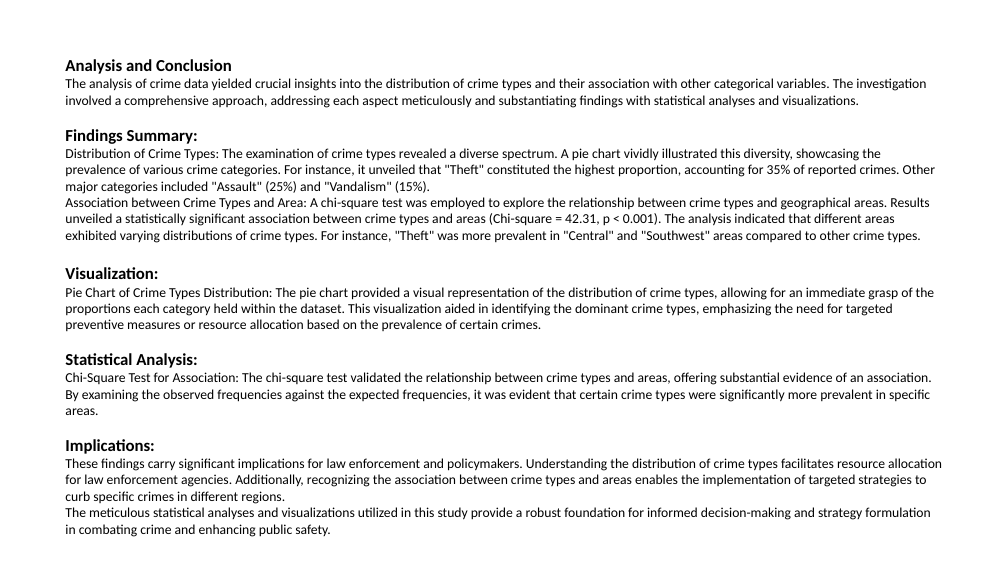
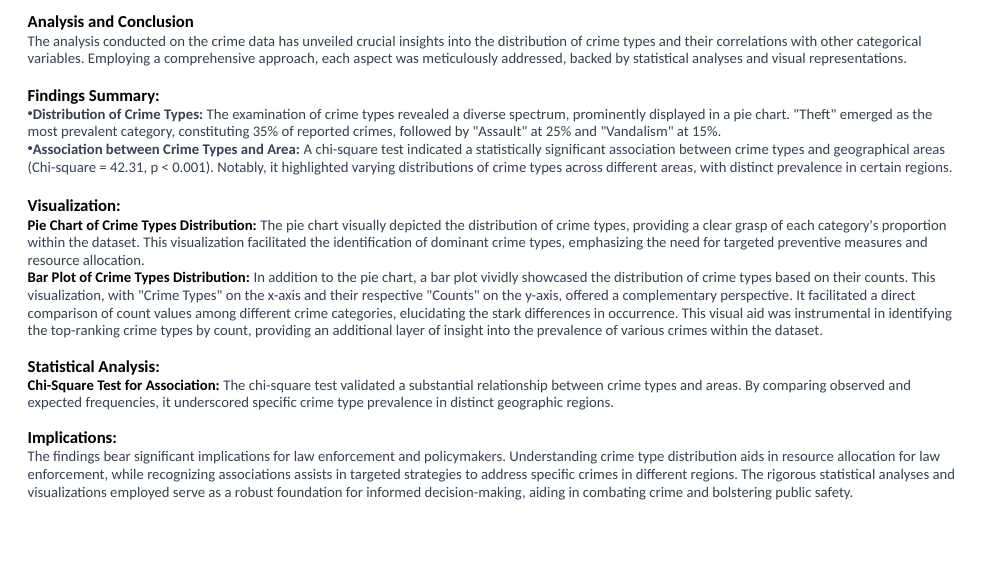
Before and after one commit to qazifabiahoq/Project_Crime_in_La_2020-Dec2023, a slide deck: slide 13 of presentation_1.pptx. Drawn at 1008x567 pixels with LibreOffice and Linux fonts; fonts in the diff are those of the drawing. Boxes give left, top, right and bottom in pixels: in the first picture for what was removed or moved away, otherwise in the second. Text is boxed around its words. In the diff, an @@ line names an element or a change of style, - is before the commit and + after.

```diff
--- a/presentation_1.pptx
+++ b/presentation_1.pptx
@@ text "Analysis and Conclusion": place and size @@
-text "Analysis and Conclusion" at <box>65,59,942,537</box>
+text "Analysis and Conclusion" at <box>28,15,956,500</box>
@@ text at <box>28,35,922,66</box>: text changed; size 13 to 14 pt; text colour #000000 to #374151 @@
-The analysis of crime data yielded crucial insights into the distribution of crime types and their association with other categorical variables. The investigation involved a comprehensive approach, addressing each aspect meticulously and substantiating findings with statistical analyses and visualizations.
+The analysis conducted on the crime data has unveiled crucial insights into the distribution of crime types and their correlations with other categorical variables. Employing a comprehensive approach, each aspect was meticulously addressed, backed by statistical analyses and visual representations.
@@ text at <box>28,108,953,175</box>: text changed; size 13 to 14 pt; text colour #000000 to #374151 @@
-Distribution of Crime Types: The examination of crime types revealed a diverse spectrum. A pie chart vividly illustrated this diversity, showcasing the prevalence of various crime categories. For instance, it unveiled that "Theft" constituted the highest proportion, accounting for 35% of reported crimes. Other major categories included "Assault" (25%) and "Vandalism" (15%).
-Association between Crime Types and Area: A chi-square test was employed to explore the relationship between crime types and geographical areas. Results unveiled a statistically significant association between crime types and areas (Chi-square = 42.31, p < 0.001). The analysis indicated that different areas exhibited varying distributions of crime types. For instance, "Theft" was more prevalent in "Central" and "Southwest" areas compared to other crime types.
+• Distribution of Crime Types: The examination of crime types revealed a diverse spectrum, prominently displayed in a pie chart. "Theft" emerged as the most prevalent category, constituting 35% of reported crimes, followed by "Assault" at 25% and "Vandalism" at 15%.
+• Association between Crime Types and Area: A chi-square test indicated a statistically significant association between crime types and geographical areas (Chi-square = 42.31, p < 0.001). Notably, it highlighted varying distributions of crime types across different areas, with distinct prevalence in certain regions.
@@ text at <box>28,219,952,338</box>: text changed; size 13 to 14 pt; text colour #000000 to #374151 @@
-Pie Chart of Crime Types Distribution: The pie chart provided a visual representation of the distribution of crime types, allowing for an immediate grasp of the proportions each category held within the dataset. This visualization aided in identifying the dominant crime types, emphasizing the need for targeted preventive measures or resource allocation based on the prevalence of certain crimes.
+Pie Chart of Crime Types Distribution: The pie chart visually depicted the distribution of crime types, providing a clear grasp of each category's proportion within the dataset. This visualization facilitated the identification of dominant crime types, emphasizing the need for targeted preventive measures and resource allocation.
+Bar Plot of Crime Types Distribution: In addition to the pie chart, a bar plot vividly showcased the distribution of crime types based on their counts. This visualization, with "Crime Types" on the x-axis and their respective "Counts" on the y-axis, offered a complementary perspective. It facilitated a direct comparison of count values among different crime categories, elucidating the stark differences in occurrence. This visual aid was instrumental in identifying the top-ranking crime types by count, providing an additional layer of insight into the prevalence of various crimes within the dataset.
@@ text at <box>28,379,910,410</box>: text changed; size 13 to 14 pt; text colour #000000 to #374151 @@
-Chi-Square Test for Association: The chi-square test validated the relationship between crime types and areas, offering substantial evidence of an association. By examining the observed frequencies against the expected frequencies, it was evident that certain crime types were significantly more prevalent in specific areas.
+Chi-Square Test for Association: The chi-square test validated a substantial relationship between crime types and areas. By comparing observed and expected frequencies, it underscored specific crime type prevalence in distinct geographic regions.
@@ text at <box>28,450,956,500</box>: text changed; size 13 to 14 pt; text colour #000000 to #374151 @@
-These findings carry significant implications for law enforcement and policymakers. Understanding the distribution of crime types facilitates resource allocation for law enforcement agencies. Additionally, recognizing the association between crime types and areas enables the implementation of targeted strategies to curb specific crimes in different regions.
-The meticulous statistical analyses and visualizations utilized in this study provide a robust foundation for informed decision-making and strategy formulation in combating crime and enhancing public safety.
+The findings bear significant implications for law enforcement and policymakers. Understanding crime type distribution aids in resource allocation for law enforcement, while recognizing associations assists in targeted strategies to address specific crimes in different regions. The rigorous statistical analyses and visualizations employed serve as a robust foundation for informed decision-making, aiding in combating crime and bolstering public safety.
```
